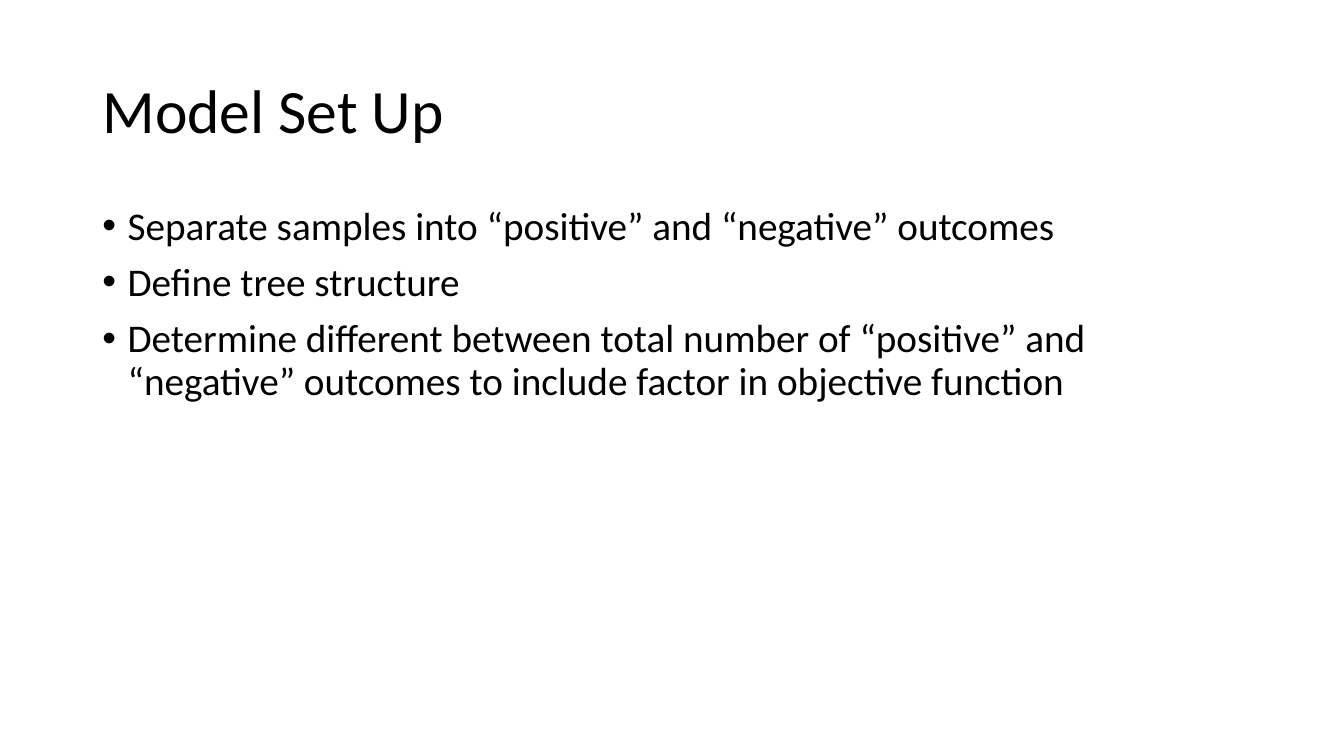
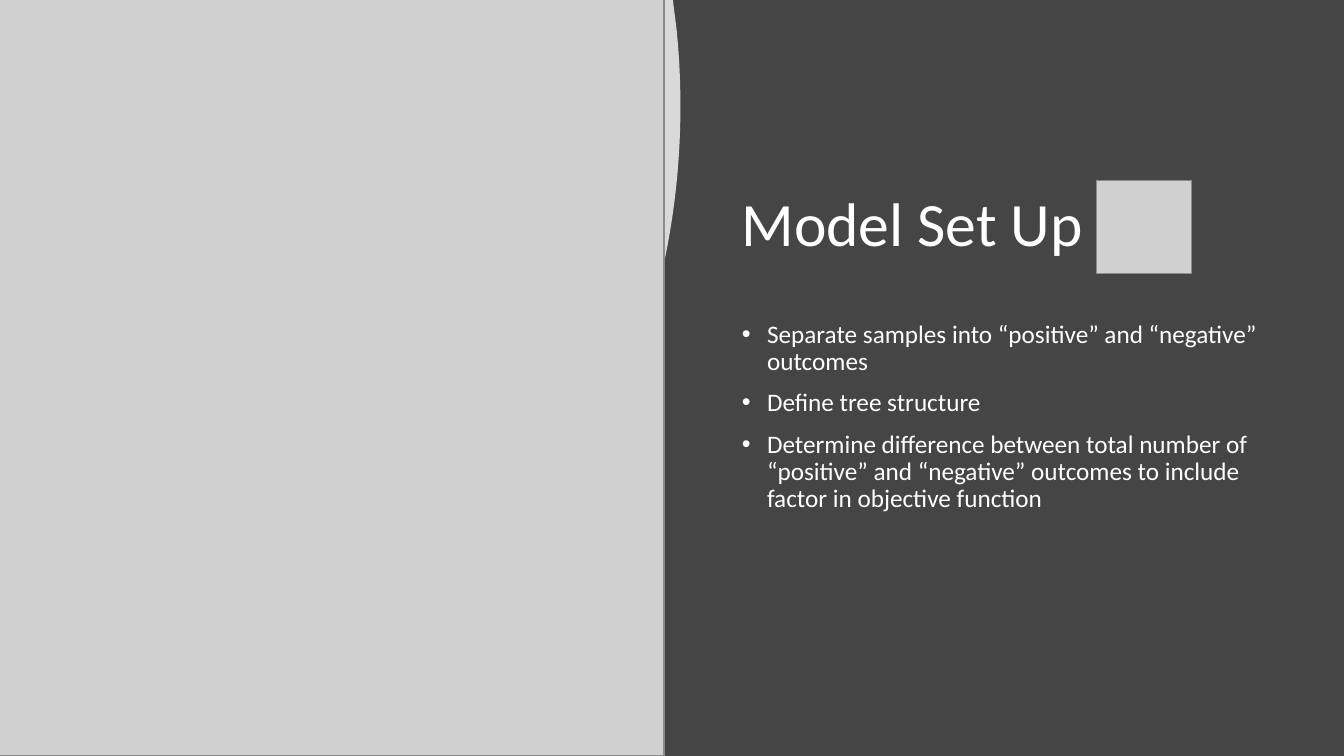
Before and after one commit to DillWithIt77/D2P-Spring-2021, a slide deck: slide 5 of Trees Get Degrees.pptx (slide 4 before the commit). Drawn at 1344x756 pixels with LibreOffice and Linux fonts; fonts in the diff are those of the drawing; grey boxes stand for pictures. Boxes give left, top, right and bottom in pixels: in the first picture for what was removed or moved away, otherwise in the second. Text is boxed around its words. In the diff, an @@ line names an element or a change of style, - is before the commit and + after.

```diff
--- a/Trees Get Degrees.pptx
+++ b/Trees Get Degrees.pptx
@@ background #FFFFFF to #454545 @@
@@ freeform shape added at [0, 0, 681, 756], fill #FFFFFF at 80% opacity @@
@@ picture added at [0, 0, 664, 756] @@
@@ title "Model Set Up": place and size @@
-title "Model Set Up" at [102, 90, 444, 143]
+title "Model Set Up" at [741, 203, 1083, 256]
@@ title "Model Set Up" at [741, 203, 1083, 256]: text colour #000000 to #FFFFFF @@
@@ picture added at [1097, 180, 1193, 273] @@
@@ text "Separate samples into “positive” and ...": place and size @@
-text "Separate samples into “positive” and ..." at [128, 212, 1085, 402]
+text "Separate samples into “positive” and ..." at [767, 325, 1257, 512]
@@ text at [767, 325, 1257, 411]: size 28 to 18 pt, text colour #000000 to #FFFFFF in "Separate samples into “positive” and “negative” outcomes", "Define tree structure" @@
@@ text at [767, 435, 1247, 512]: text changed; size 28 to 18 pt; text colour #000000 to #FFFFFF @@
-• Determine different between total number of “positive” and “negative” outcomes to include factor in objective function
+• Determine difference between total number of “positive” and “negative” outcomes to include factor in objective function
```
Also in this commit, not shown: 7 other slides changed, 1 slide added.
